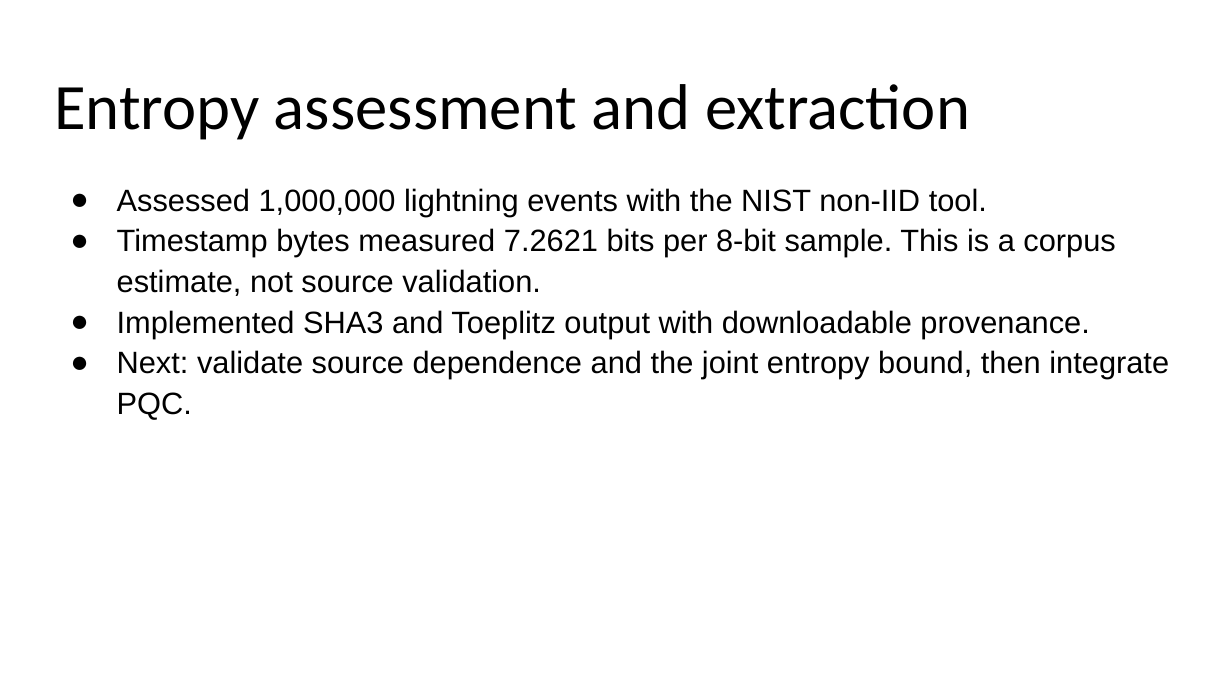
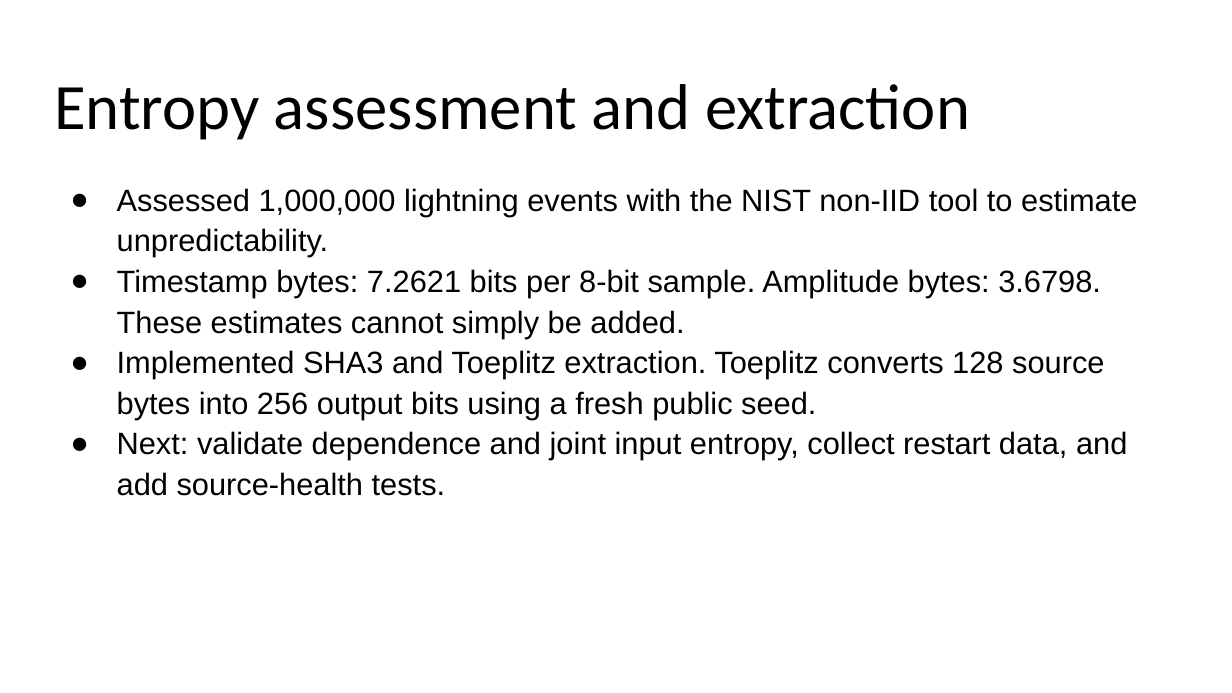
Before and after one commit to prismaticr/prismaticr.github.io, a slide deck: slide 3 of docs/milestone_5/Milestone_5_Presentation.pptx. Drawn at 1232x693 pixels with LibreOffice and Linux fonts; fonts in the diff are those of the drawing. Boxes give left, top, right and bottom in pixels: in the first picture for what was removed or moved away, otherwise in the second. Text is boxed around its words. In the diff, an @@ line names an element or a change of style, - is before the commit and + after.

Commit message:
Update milestone 5 documents

```diff
--- a/docs/milestone_5/Milestone_5_Presentation.pptx
+++ b/docs/milestone_5/Milestone_5_Presentation.pptx
@@ text at box(117, 188, 1137, 496): text changed @@
-● Assessed 1,000,000 lightning events with the NIST non-IID tool.
-● Timestamp bytes measured 7.2621 bits per 8-bit sample. This is a corpus estimate, not source validation.
-● Implemented SHA3 and Toeplitz output with downloadable provenance.
-● Next: validate source dependence and the joint entropy bound, then integrate PQC.
+● Assessed 1,000,000 lightning events with the NIST non-IID tool to estimate unpredictability.
+● Timestamp bytes: 7.2621 bits per 8-bit sample. Amplitude bytes: 3.6798. These estimates cannot simply be added.
+● Implemented SHA3 and Toeplitz extraction. Toeplitz converts 128 source bytes into 256 output bits using a fresh public seed.
+● Next: validate dependence and joint input entropy, collect restart data, and add source-health tests.
```
